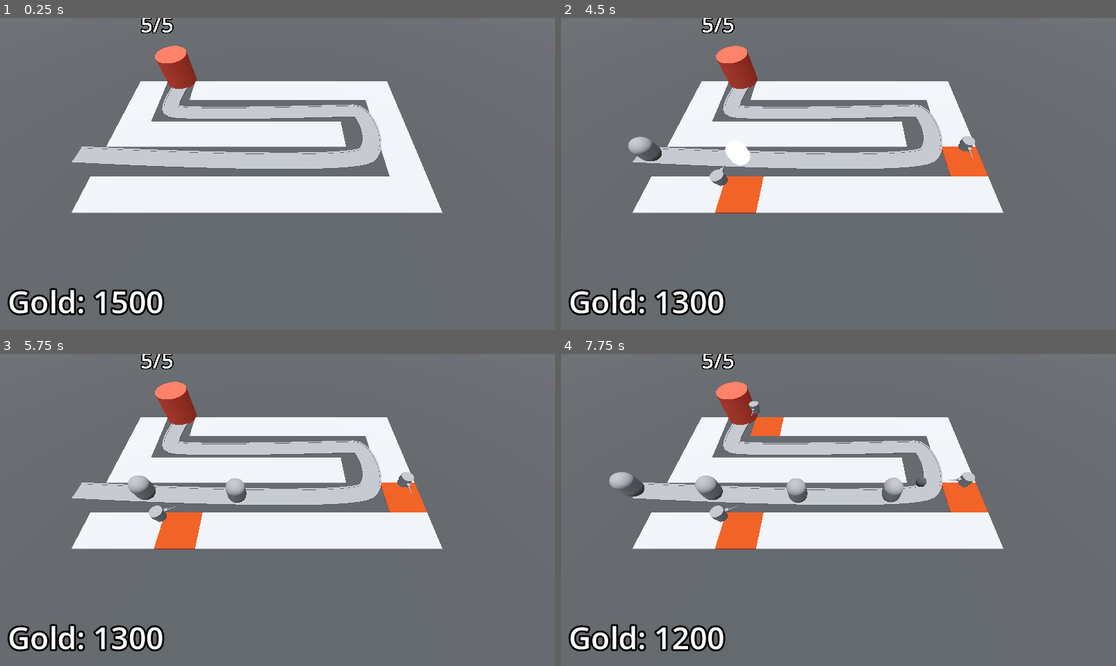
Above: before the commit, frames 1-4 (two rows, left to right).
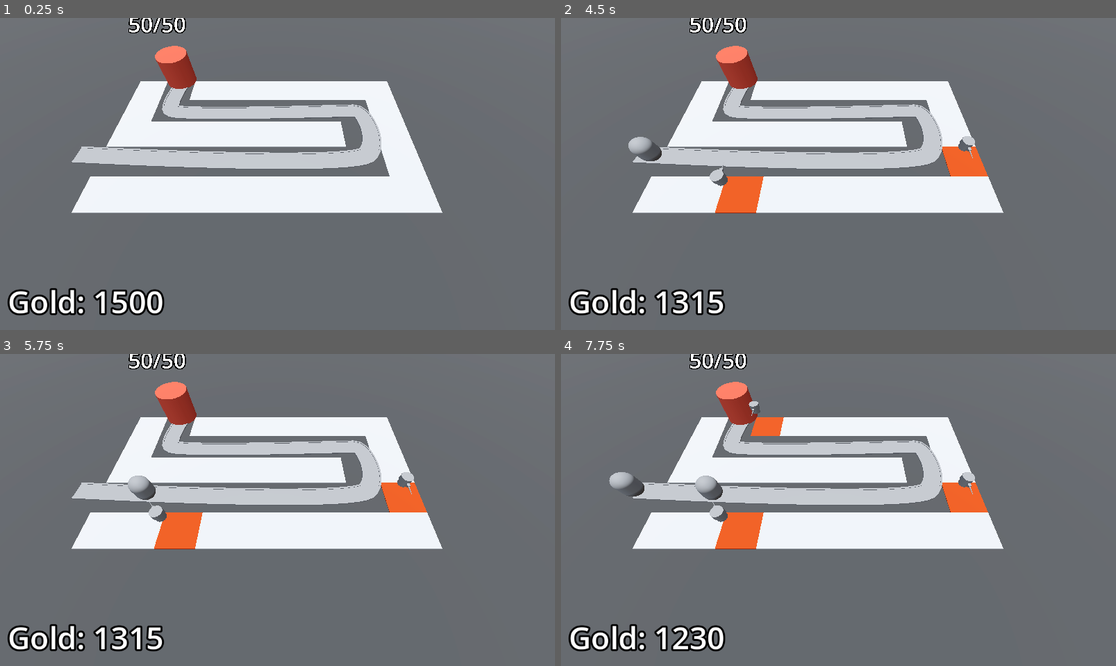
Above: after the commit, the same moments.

Repository: AlexanderMendivil/barbarian_blaster
Game: Godot game, scene res://BaseLevel.tscn
Two runs of this game, one before a commit and one after it. Both use one fixed random seed, a clock stepped at 60 frames per second and the inputs below.
Inputs (mouse positions are in pixels of both pictures, inside the frame that each line leads up to):
- Up to frame 1 (0.25 s): no input
- Up to frame 2 (4.5 s): tap Enter at 0.5, 2 s; move the mouse to (960, 158) at 0.52 s; click (960, 158) at 0.6 s; tap Space at 1.25 s; move the mouse to (727, 189) at 1.27 s; click (727, 189) at 1.35 s; move the mouse to (894, 105) at 2.02 s; click (894, 105) at 2.1 s; move the mouse to (810, 236) at 2.77 s; click (810, 236) at 2.85 s; move the mouse to (1005, 220) at 3.52 s; click (1005, 220) at 3.6 s; move the mouse to (672, 127) at 4.27 s; click (672, 127) at 4.35 s
- Up to frame 3 (5.75 s): move the mouse to (305, 510) at 5.02 s; click (305, 510) at 5.1 s
- Up to frame 4 (7.75 s): move the mouse to (755, 432) at 5.77 s; click (755, 432) at 5.85 s; move the mouse to (960, 494) at 6.52 s; click (960, 494) at 6.6 s; move the mouse to (727, 525) at 7.27 s; click (727, 525) at 7.35 s

The runs differ from the first frame. In frame 1, 0.2% of the frame differs, in the area x 23-34%, y 0-5%; in frame 2, 0.8%; in frame 3, 0.8%; in frame 4, 0.9%, in the area x 23-75%, y 0-96%.

Commit message:
health and spawning time

Diff:
--- a/Bank.gd
+++ b/Bank.gd
@@ -11,6 +11,5 @@
 	gold = starting_gold
 
 
-# Called every frame. 'delta' is the elapsed time since the previous frame.
-func _process(delta):
+func _process(_delta):
 	pass
--- a/BaseLevel.tscn
+++ b/BaseLevel.tscn
@@ -37,6 +37,12 @@
 font_size = 64
 outline_size = 16
 outline_color = Color(0, 0, 0, 1)
+
+[sub_resource type="Curve" id="Curve_q5he3"]
+min_value = 10.0
+max_value = 150.0
+_data = [Vector2(0, 10), 0.0, 140.0, 0, 1, Vector2(1, 150), 140.0, 0.0, 1, 0]
+point_count = 2
 
 [node name="BaseLevel" type="Node3D"]
 transform = Transform3D(1, 0, 0, 0, 1, 0, 0, 0, 1, 0.990763, 0, 0.435892)
@@ -117,6 +123,7 @@
 
 [node name="Base" parent="." instance=ExtResource("3_bkals")]
 transform = Transform3D(1, 0, 0, 0, 1, 0, 0, 0, 1, -13.9362, 2.81641, -8.2)
+max_health = 50
 
 [node name="TurretManager" type="Node3D" parent="." node_paths=PackedStringArray("enemy_path")]
 script = ExtResource("5_jv8at")
@@ -144,5 +151,7 @@
 label_settings = SubResource("LabelSettings_b2p8y")
 
 [node name="DifficultyManager" parent="." instance=ExtResource("9_c8jw6")]
+health_increase_curve = SubResource("Curve_q5he3")
 
 [connection signal="timeout" from="EnemyPath/Timer" to="EnemyPath" method="spawn_enemies"]
+[connection signal="stop_spawning_enemies" from="DifficultyManager" to="EnemyPath" method="_on_difficulty_manager_stop_spawning_enemies"]
--- a/EnemyPath.gd
+++ b/EnemyPath.gd
@@ -2,7 +2,6 @@
 
 @export var enemy_scene: PackedScene
 @export var difficulty_manager: Node
-
 @onready var timer:Timer = $Timer
 func _ready():
 	pass
@@ -13,5 +12,10 @@
 
 func spawn_enemies():
 	var new_enemy = enemy_scene.instantiate()
+	new_enemy.max_health = difficulty_manager.get_health_increase()
 	add_child(new_enemy)
 	timer.wait_time = difficulty_manager.get_spwan_time()
+
+
+func _on_difficulty_manager_stop_spawning_enemies():
+	timer.stop()
--- a/enemy/enemy.gd
+++ b/enemy/enemy.gd
@@ -27,6 +27,7 @@
 	if progress_ratio == 1:
 		base.take_damage()
 		set_process(false)
+		queue_free()
 	pass
 
 func damage(damage_hit: int) -> void:
--- a/managers/difficulty_manager.gd
+++ b/managers/difficulty_manager.gd
@@ -1,19 +1,24 @@
 extends Node
+
+signal stop_spawning_enemies
 
 @onready var timer = $Timer
 
 @export var game_length := 30.0
 @export var spawn_time_curve: Curve
+@export var health_increase_curve: Curve
 
 func _ready():
 	timer.start(game_length)
-
-
-func _process(_delta):
-	print(get_spwan_time())
 
 func game_progress_ratio() -> float:
 	return 1.0 - (timer.time_left / game_length)
 
 func get_spwan_time() -> float:
 	return spawn_time_curve.sample(game_progress_ratio())
+
+func get_health_increase() -> float:
+	return health_increase_curve.sample(game_progress_ratio())
+
+func _on_timer_timeout():
+	stop_spawning_enemies.emit()
--- a/managers/difficulty_manager.tscn
+++ b/managers/difficulty_manager.tscn
@@ -14,3 +14,5 @@
 
 [node name="Timer" type="Timer" parent="."]
 one_shot = true
+
+[connection signal="timeout" from="Timer" to="." method="_on_timer_timeout"]
Not shown: 1 places in BaseLevel.tscn that only renumber resources
Not shown: 4 places in MeshLibraries/SpaceLibrary.tres that only renumber resources
